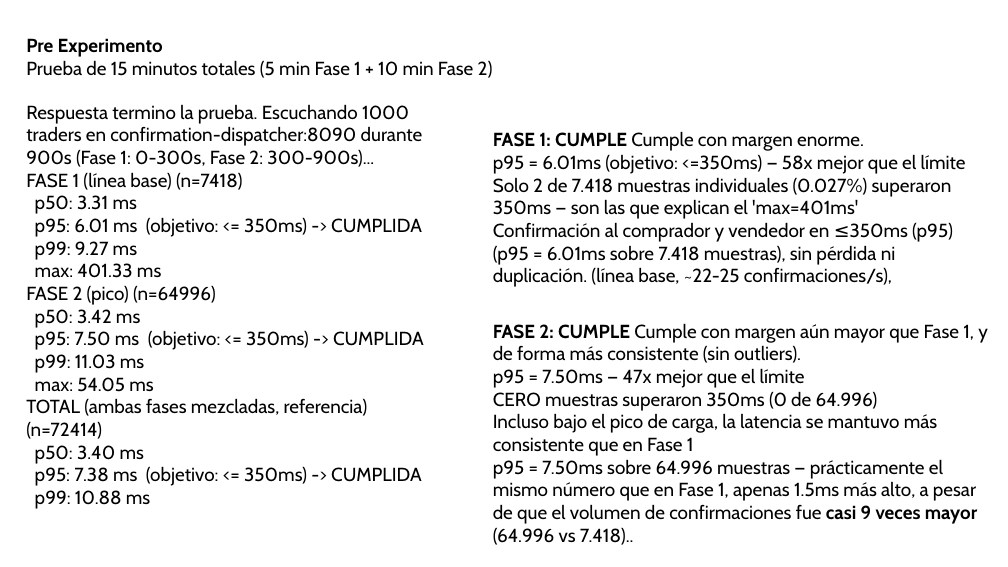
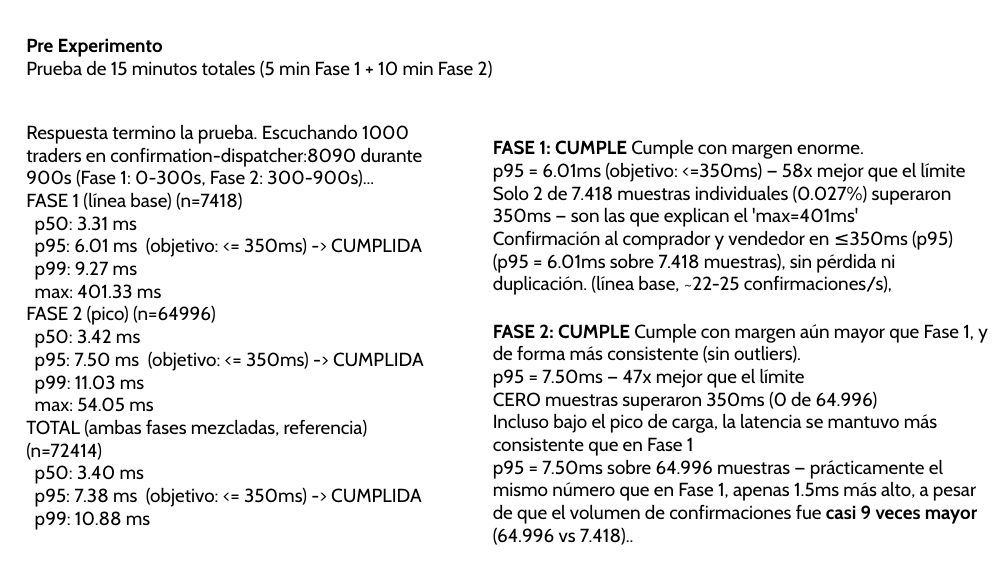
Before and after one commit to Anatarqu/Reto1-Arq.Software, a slide deck: slide 5 of results/resultados.pptx. Drawn at 1008x567 pixels with LibreOffice and Linux fonts; fonts in the diff are those of the drawing. Boxes give left, top, right and bottom in pixels: in the first picture for what was removed or moved away, otherwise in the second. Text is boxed around its words. In the diff, an @@ line names an element or a change of style, - is before the commit and + after.

```diff
--- a/results/resultados.pptx
+++ b/results/resultados.pptx
@@ text "Respuesta termino la prueba. Escuchando ...": place and size @@
-text "Respuesta termino la prueba. Escuchando ..." at [26, 104, 424, 509]
+text "Respuesta termino la prueba. Escuchando ..." at [26, 124, 424, 530]
@@ text "FASE 1: CUMPLE Cumple con ...": place and size @@
-text "FASE 1: CUMPLE Cumple con ..." at [493, 131, 966, 287]
+text "FASE 1: CUMPLE Cumple con ..." at [493, 139, 966, 295]
```
Also in this commit, not shown: 4 other slides changed, 1 slide removed, 2 other files.
